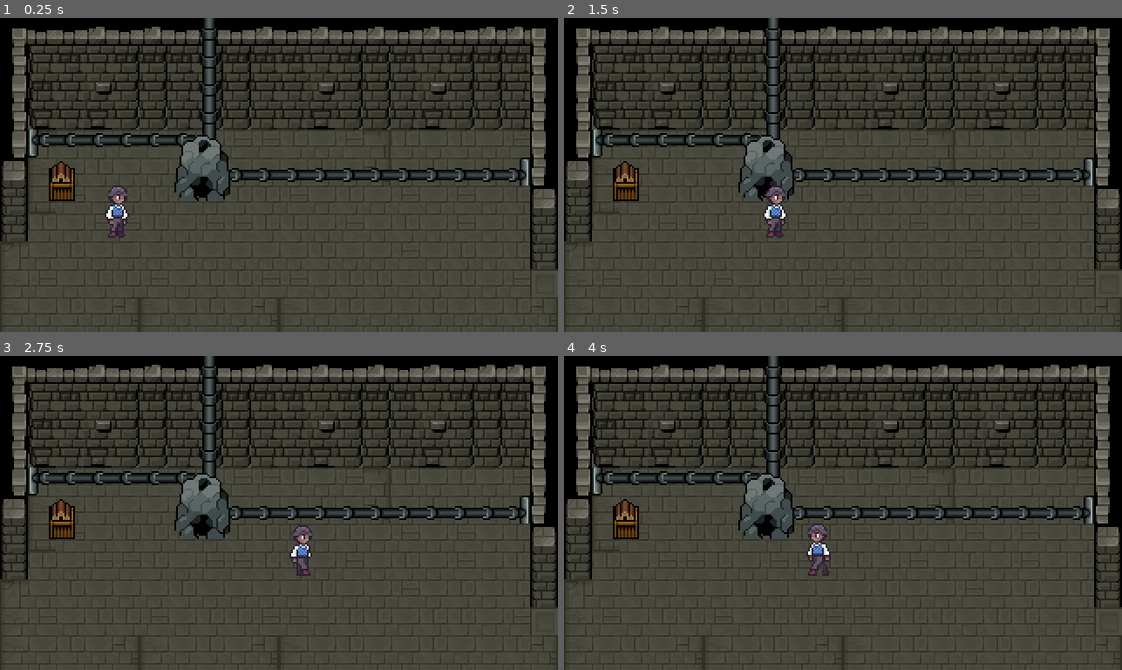
Above: before the commit, frames 1-4 (two rows, left to right).
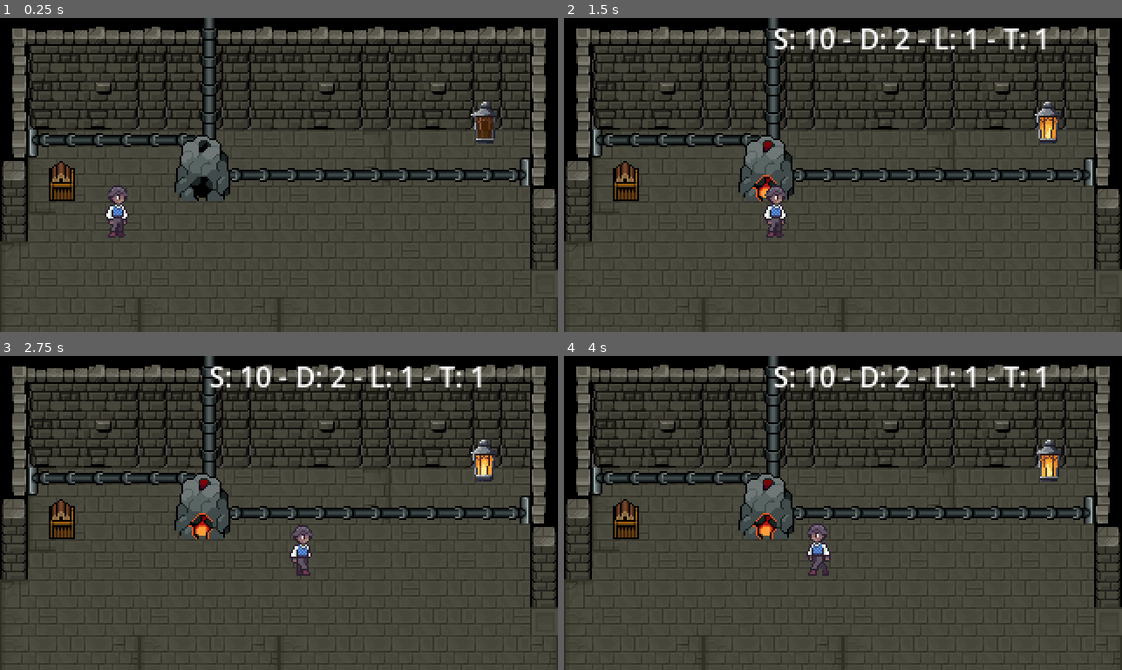
Above: after the commit, the same moments.

Repository: tommasodargenio/ember-keeper
Game: Godot game, scene res://game/world/main/world.tscn
The game is run twice, just before and just after one commit, with the same random seed, the same clock (stepped at 60 frames per second) and the same inputs. This scene is started directly instead of the project's main scene.
Inputs (mouse positions are in pixels of both pictures, inside the frame that each line leads up to):
- Up to frame 1 (0.25 s): no input
- Up to frame 2 (1.5 s): tap Enter (ui_accept) at 0.5 s; move the mouse to (965, 159) at 0.52 s; hold D (player_right) 0.53-1.25 s; hold Enter (ui_accept) 0.53-1.25 s; click (965, 159) at 0.67 s; drag from (731, 190) to (815, 237) at 1.27 s
- Up to frame 3 (2.75 s): move the mouse to (334, 443) at 2.02 s; hold D (player_right) from 2.03 s (still down); hold Enter (ui_accept) from 2.03 s (still down)
- Up to frame 4 (4 s): release D (player_right) at 2.75 s; release Enter (ui_accept) at 2.75 s; drag from (815, 575) to (625, 522) at 2.77 s; move the mouse to (1010, 560) at 3.52 s; hold A (player_left) from 3.53 s (still down); hold Enter (ui_accept) from 3.53 s (still down)

The runs differ from the first frame. In frame 1, 0.4% of the frame differs, in the area x 84-90%, y 26-40%; in frame 2, 1.4%; in frame 3, 1.5%; in frame 4, 1.5%, in the area x 33-90%, y 3-59%.

Commit message:
added lanterns and energy distribution network

Diff:
--- a/game/globals/constants.gd
+++ b/game/globals/constants.gd
@@ -7,6 +7,7 @@
 const GAME_NAME : String = "Ember Keeper"
 const GAME_VERSION : String = "0.1.0-26.7"
 
+# SAVE MANAGER
 const MAX_AUTOSAVE_SLOTS : int = 3
 const ENCRYPTION_KEY : String = "U(CTna;}3vK<m$+:drj;"
 const SAVE_ENCRYPTED: bool = false
@@ -18,9 +19,8 @@
 const SAVE_FILE_CLEAR : String = "udata.json"
 const SAVE_PREFERENCES_FILE : String = "prefs.json"
 
-var WINDOW_TITLE_FORMAT = func(title: String):
-	return " :: %s " % title
-
+# Game play
+const LANTERNS_GROUP = "lanterns"
 
 const DEFAULT_KEY_BINDINGS = {
 	"camera" : ["camera_back", "camera_forward", "camera_right", "camera_left", "camera_rotate", "camera_center", "zoom_in", "zoom_out"],
@@ -29,6 +29,9 @@
 	"game" : ["save", "load", "generate_city_map", "regenerate_random_map"],
 	"vending_machines": ["show_vm_grid_view","fix_vm", "restock_vm", "collect_money_from_vm"]
 }
+
+
+
 
 # UI Colors and stuff
 const GAME_PALETTE = "amber"
@@ -41,6 +44,9 @@
 	"disabled": "",
 	"focus": ""
 }
+var WINDOW_TITLE_FORMAT = func(title: String):
+	return " :: %s " % title
+
 
 const SCENE_PATHS : Dictionary = {
 	"GameOver": "",
--- /dev/null
+++ b/game/globals/energy_network.gd
@@ -0,0 +1,102 @@
+extends Node
+# Autoload: EnergyNetwork
+#
+# Producers (furnaces) are registered explicitly. Consumers (lanterns) are
+# discovered via the "lanterns" group each distribution pass, so scene
+# lanterns just need to add_to_group("lanterns") in their own _ready() and
+# nothing here needs to know about them individually.
+
+signal network_updated(supply: int, demand: int, lit_count: int, total_count: int)
+
+var _furnaces: Array[Furnace] = []
+
+# Fictitious lanterns you haven't placed as real scene objects yet — counted
+# toward demand but have no visual to update.
+var simulated_lantern_count: int = 0:
+	set(value):
+		simulated_lantern_count = value
+		distribute()
+var simulated_lantern_energy_required: int = 5
+
+
+func register_furnace(furnace: Furnace) -> void:
+	if furnace in _furnaces:
+		return
+	_furnaces.append(furnace)
+	furnace.energy_output_changed.connect(_on_furnace_changed)
+	furnace.furnace_shutdown.connect(_on_furnace_changed)
+	furnace.furnace_ignited.connect(_on_furnace_changed)
+
+
+func unregister_furnace(furnace: Furnace) -> void:
+	if furnace not in _furnaces:
+		return
+	_furnaces.erase(furnace)
+	furnace.energy_output_changed.disconnect(_on_furnace_changed)
+	furnace.furnace_shutdown.disconnect(_on_furnace_changed)
+	furnace.furnace_ignited.disconnect(_on_furnace_changed)
+	distribute()
+
+
+func _on_furnace_changed(_arg = null) -> void:
+	distribute()
+
+
+func distribute() -> void:
+	var supply := _total_supply()
+	var entries: Array = _collect_demand_entries()
+
+	# cheapest-first: scarce energy goes to the least demanding lanterns before
+	# the hungrier ones. Swap this sort key for priority/distance-based logic
+	# later if "which lanterns matter most" becomes a gameplay question.
+	entries.sort_custom(func(a, b): return a.required < b.required)
+
+	var remaining := supply
+	var lit_count := 0
+	var demand := 0
+
+	for entry in entries:
+		demand += entry.required
+		var can_light: bool = remaining >= entry.required
+		if can_light:
+			remaining -= entry.required
+			lit_count += 1
+		entry.apply.call(can_light)
+
+	network_updated.emit(supply, demand, lit_count, entries.size())
+
+
+func _collect_demand_entries() -> Array:
+	var entries: Array = []
+
+	for lantern_node in get_tree().get_nodes_in_group(Constants.LANTERNS_GROUP):
+		if not (lantern_node.profile is Lantern):
+			continue
+		entries.append({
+			"required": lantern_node.profile.energy_required,
+			"apply": func(lit: bool): _set_lantern_lit(lantern_node, lit)
+		})
+
+	for i in range(simulated_lantern_count):
+		entries.append({
+			"required": simulated_lantern_energy_required,
+			"apply": func(_lit: bool): pass  # no scene object, counted for demand/UI only
+		})
+
+	return entries
+
+
+func _total_supply() -> int:
+	var total := 0
+	for furnace in _furnaces:
+		if furnace.state == Furnace.furnace_state.BURNING:
+			total += furnace.energy_output
+	return total
+
+
+func _set_lantern_lit(lantern_node: Node, lit: bool) -> void:
+	var new_state := Lantern.lantern_state.LIT if lit else Lantern.lantern_state.UNLIT
+	if lantern_node.profile.state == new_state:
+		return
+	lantern_node.profile.state = new_state
+	lantern_node.is_lit = lit
--- a/game/resources/base_models/furnace_res.gd
+++ b/game/resources/base_models/furnace_res.gd
@@ -102,9 +102,10 @@
 	_burn_time_left -= delta
 
 	var target_output: int = clamp(loaded_fuel.energy, 0, max_energy_output)
+
 	if energy_output != target_output:
 		energy_output = target_output
-
+		energy_output_changed.emit(energy_output)
 	# continuous pressure ramp while burning, instead of a lump on consume
 	var rate := pressure_gain_per_burn / loaded_fuel.combustion_time
 	pressure = min(100.0, pressure + rate * delta)
--- /dev/null
+++ b/game/resources/base_models/lantern_res.gd
@@ -0,0 +1,9 @@
+class_name Lantern extends Resource
+
+enum lantern_state {LIT, UNLIT}
+
+@export var name : String = ""
+@export var description : String = ""
+
+@export var energy_required : int = 0
+@export var state : lantern_state = lantern_state.UNLIT
--- /dev/null
+++ b/game/resources/models/game/basic_lantern.tres
@@ -0,0 +1,9 @@
+[gd_resource type="Resource" script_class="Lantern" format=3 uid="uid://dcpwx41ohj2ew"]
+
+[ext_resource type="Script" uid="uid://bf6b4v5uqfd8n" path="res://game/resources/base_models/lantern_res.gd" id="1_eqtpp"]
+
+[resource]
+script = ExtResource("1_eqtpp")
+name = "Basic Lanter"
+energy_required = 2
+metadata/_custom_type_script = "uid://bf6b4v5uqfd8n"
--- a/game/ui/hud/hud.gd
+++ b/game/ui/hud/hud.gd
@@ -9,6 +9,9 @@
 @onready var bottom_left: Control = %BottomLeft
 @onready var bottom_center: Control = %BottomCenter
 @onready var bottom_right: Control = %BottomRight
+
+
+@onready var network: RichTextLabel = %Network
 
 var message_window = preload("uid://d2pd5vnpg5jxk")
 
@@ -32,3 +35,8 @@
 			bottom_left.hide()
 			bottom_right.hide()
 	)
+
+	EnergyNetwork.network_updated.connect(func(supply: int, demand: int, lit_count: int, total_count: int):
+		var msg = "S: %s - D: %s - L: %s - T: %s" % [supply, demand, lit_count, total_count]
+		network.text = msg
+	)
--- a/game/ui/hud/hud.tscn
+++ b/game/ui/hud/hud.tscn
@@ -31,6 +31,7 @@
 
 [node name="TopRight" type="Control" parent="." unique_id=1078523604]
 unique_name_in_owner = true
+custom_minimum_size = Vector2(200, 0)
 layout_mode = 1
 anchors_preset = 1
 anchor_left = 1.0
@@ -38,6 +39,22 @@
 offset_left = -40.0
 offset_bottom = 32.0
 grow_horizontal = 0
+
+[node name="HBoxContainer" type="HBoxContainer" parent="TopRight" unique_id=2067285045]
+custom_minimum_size = Vector2(200, 0)
+layout_mode = 1
+anchors_preset = 15
+anchor_right = 1.0
+anchor_bottom = 1.0
+grow_horizontal = 2
+grow_vertical = 2
+
+[node name="Network" type="RichTextLabel" parent="TopRight/HBoxContainer" unique_id=1778023260]
+unique_name_in_owner = true
+layout_mode = 2
+size_flags_horizontal = 3
+bbcode_enabled = true
+fit_content = true
 
 [node name="CenterLeft" type="Control" parent="." unique_id=1371189148]
 unique_name_in_owner = true
--- a/game/world/entities/furnace/furnace.gd
+++ b/game/world/entities/furnace/furnace.gd
@@ -1,4 +1,4 @@
-extends Node2D
+extends StaticBody2D
 
 @export var is_lit: bool = false:
 	set(value):
@@ -16,7 +16,6 @@
 
 @onready var tex: Sprite2D = %Tex
 @onready var interact_sensor: Area2D = %InteractSensor
-@onready var fuel_burning_timer: Timer = %FuelBurningTimer
 
 var can_interact : bool = false
 var interacting_player : Player
@@ -38,11 +37,18 @@
 func _ready() -> void:
 	_update_tex()
 	_register_events()
+	EnergyNetwork.register_furnace(profile)
 
+func _exit_tree() -> void:
+	EnergyNetwork.unregister_furnace(profile)
 
 func _input(event: InputEvent) -> void:
 	if event.is_action_pressed("interact") and can_interact:
 		_handle_interact()
+	if event.is_action_pressed("ui_accept"):
+		var f = preload("res://game/resources/models/game/basic_wood.tres")
+
+		profile.load_fuel(f, 10)
 
 func _process(delta: float) -> void:
 	profile.tick(delta)
--- a/game/world/entities/furnace/furnace.tscn
+++ b/game/world/entities/furnace/furnace.tscn
@@ -2,7 +2,6 @@
 
 [ext_resource type="Texture2D" uid="uid://qn3ssphl6m78" path="res://assets/tiles/Furnace.png" id="1_6ww2w"]
 [ext_resource type="Script" uid="uid://clufqd6do5ayu" path="res://game/world/entities/furnace/furnace.gd" id="1_ixjuu"]
-[ext_resource type="Resource" uid="uid://dpxgbkwdmpwss" path="res://game/resources/models/game/stone_furnace.tres" id="2_g2h8r"]
 
 [sub_resource type="RectangleShape2D" id="RectangleShape2D_gft63"]
 size = Vector2(28.940903, 38.260853)
@@ -14,8 +13,6 @@
 collision_layer = 2
 collision_mask = 4
 script = ExtResource("1_ixjuu")
-is_lit = true
-profile = ExtResource("2_g2h8r")
 
 [node name="Tex" type="Sprite2D" parent="." unique_id=1611027953]
 unique_name_in_owner = true
--- /dev/null
+++ b/game/world/entities/lantern/lantern.gd
@@ -0,0 +1,33 @@
+extends StaticBody2D
+
+@export var show_chain : bool = false:
+	set(value):
+		show_chain = value
+		if is_node_ready():
+			_update_tex()
+
+@export var is_lit: bool = false:
+	set(value):
+		is_lit = value
+		if is_node_ready():
+			_update_tex()
+
+@export var use_fx: bool = false
+
+@export var profile : Lantern:
+	set(value):
+		profile = value
+		if is_node_ready():
+			_update_tex()
+
+@onready var tex: AnimatedSprite2D = %Tex
+@onready var chain: Sprite2D = %Chain
+
+
+# Called when the node enters the scene tree for the first time.
+func _ready() -> void:
+	add_to_group(Constants.LANTERNS_GROUP)
+
+func _update_tex() -> void:
+	chain.show() if show_chain else chain.hide()
+	tex.play("lit") if is_lit else tex.stop()
--- /dev/null
+++ b/game/world/entities/lantern/lantern.tscn
@@ -0,0 +1,305 @@
+[gd_scene format=3 uid="uid://nts6xlg42gy6"]
+
+[ext_resource type="Script" uid="uid://cg54bgnio4ilh" path="res://game/world/entities/lantern/lantern.gd" id="1_1swgf"]
+[ext_resource type="Texture2D" uid="uid://c836w8bi1kqq1" path="res://assets/sprites/props/Chain-Silver.png" id="2_ai2kg"]
+[ext_resource type="Texture2D" uid="uid://lbgxrm1khscy" path="res://assets/spritesheets/Lantern-7-Silver-and-Orange.png" id="4_gra5x"]
+
+[sub_resource type="AtlasTexture" id="AtlasTexture_ai2kg"]
+atlas = ExtResource("4_gra5x")
+region = Rect2(0, 0, 30, 48)
+
+[sub_resource type="AtlasTexture" id="AtlasTexture_gra5x"]
+atlas = ExtResource("4_gra5x")
+region = Rect2(30, 0, 30, 48)
+
+[sub_resource type="AtlasTexture" id="AtlasTexture_rr4f1"]
+atlas = ExtResource("4_gra5x")
+region = Rect2(60, 0, 30, 48)
+
+[sub_resource type="AtlasTexture" id="AtlasTexture_jexr3"]
+atlas = ExtResource("4_gra5x")
+region = Rect2(90, 0, 30, 48)
+
+[sub_resource type="AtlasTexture" id="AtlasTexture_4o1mu"]
+atlas = ExtResource("4_gra5x")
+region = Rect2(120, 0, 30, 48)
+
+[sub_resource type="AtlasTexture" id="AtlasTexture_kb5ik"]
+atlas = ExtResource("4_gra5x")
+region = Rect2(150, 0, 30, 48)
+
+[sub_resource type="AtlasTexture" id="AtlasTexture_5i8t1"]
+atlas = ExtResource("4_gra5x")
+region = Rect2(180, 0, 30, 48)
+
+[sub_resource type="AtlasTexture" id="AtlasTexture_lo8pa"]
+atlas = ExtResource("4_gra5x")
+region = Rect2(0, 49, 30, 48)
+
+[sub_resource type="AtlasTexture" id="AtlasTexture_ywi8k"]
+atlas = ExtResource("4_gra5x")
+region = Rect2(30, 49, 30, 48)
+
+[sub_resource type="AtlasTexture" id="AtlasTexture_s4n4n"]
+atlas = ExtResource("4_gra5x")
+region = Rect2(60, 49, 30, 48)
+
+[sub_resource type="AtlasTexture" id="AtlasTexture_36ibs"]
+atlas = ExtResource("4_gra5x")
+region = Rect2(90, 49, 30, 48)
+
+[sub_resource type="AtlasTexture" id="AtlasTexture_ul1vb"]
+atlas = ExtResource("4_gra5x")
+region = Rect2(120, 49, 30, 48)
+
+[sub_resource type="AtlasTexture" id="AtlasTexture_ionli"]
+atlas = ExtResource("4_gra5x")
+region = Rect2(150, 49, 30, 48)
+
+[sub_resource type="AtlasTexture" id="AtlasTexture_xln7g"]
+atlas = ExtResource("4_gra5x")
+region = Rect2(180, 49, 30, 48)
+
+[sub_resource type="AtlasTexture" id="AtlasTexture_twgll"]
+atlas = ExtResource("4_gra5x")
+region = Rect2(0, 98, 30, 48)
+
+[sub_resource type="AtlasTexture" id="AtlasTexture_86rdm"]
+atlas = ExtResource("4_gra5x")
+region = Rect2(30, 98, 30, 48)
+
+[sub_resource type="AtlasTexture" id="AtlasTexture_27nd6"]
+atlas = ExtResource("4_gra5x")
+region = Rect2(60, 98, 30, 48)
+
+[sub_resource type="AtlasTexture" id="AtlasTexture_407k5"]
+atlas = ExtResource("4_gra5x")
+region = Rect2(90, 98, 30, 48)
+
+[sub_resource type="AtlasTexture" id="AtlasTexture_blbkj"]
+atlas = ExtResource("4_gra5x")
+region = Rect2(120, 98, 30, 48)
+
+[sub_resource type="AtlasTexture" id="AtlasTexture_wkans"]
+atlas = ExtResource("4_gra5x")
+region = Rect2(150, 98, 30, 48)
+
+[sub_resource type="AtlasTexture" id="AtlasTexture_vjjeh"]
+atlas = ExtResource("4_gra5x")
+region = Rect2(180, 98, 30, 48)
+
+[sub_resource type="AtlasTexture" id="AtlasTexture_6ww83"]
+atlas = ExtResource("4_gra5x")
+region = Rect2(0, 147, 30, 48)
+
+[sub_resource type="AtlasTexture" id="AtlasTexture_4v2ms"]
+atlas = ExtResource("4_gra5x")
+region = Rect2(30, 147, 30, 48)
+
+[sub_resource type="AtlasTexture" id="AtlasTexture_p6jta"]
+atlas = ExtResource("4_gra5x")
+region = Rect2(60, 147, 30, 48)
+
+[sub_resource type="AtlasTexture" id="AtlasTexture_n01dn"]
+atlas = ExtResource("4_gra5x")
+region = Rect2(90, 147, 30, 48)
+
+[sub_resource type="AtlasTexture" id="AtlasTexture_vc6px"]
+atlas = ExtResource("4_gra5x")
+region = Rect2(120, 147, 30, 48)
+
+[sub_resource type="AtlasTexture" id="AtlasTexture_gnygm"]
+atlas = ExtResource("4_gra5x")
+region = Rect2(150, 147, 30, 48)
+
+[sub_resource type="AtlasTexture" id="AtlasTexture_xy4ab"]
+atlas = ExtResource("4_gra5x")
+region = Rect2(180, 147, 30, 48)
+
+[sub_resource type="AtlasTexture" id="AtlasTexture_i2s7p"]
+atlas = ExtResource("4_gra5x")
+region = Rect2(0, 196, 30, 48)
+
+[sub_resource type="AtlasTexture" id="AtlasTexture_rc8ps"]
+atlas = ExtResource("4_gra5x")
+region = Rect2(30, 196, 30, 48)
+
+[sub_resource type="AtlasTexture" id="AtlasTexture_bnr54"]
+atlas = ExtResource("4_gra5x")
+region = Rect2(60, 196, 30, 48)
+
+[sub_resource type="AtlasTexture" id="AtlasTexture_caca7"]
+atlas = ExtResource("4_gra5x")
+region = Rect2(90, 196, 30, 48)
+
+[sub_resource type="AtlasTexture" id="AtlasTexture_8p4ax"]
+atlas = ExtResource("4_gra5x")
+region = Rect2(120, 196, 30, 48)
+
+[sub_resource type="AtlasTexture" id="AtlasTexture_1vjcu"]
+atlas = ExtResource("4_gra5x")
+region = Rect2(150, 196, 30, 48)
+
+[sub_resource type="AtlasTexture" id="AtlasTexture_hw2pc"]
+atlas = ExtResource("4_gra5x")
+region = Rect2(180, 196, 30, 48)
+
+[sub_resource type="AtlasTexture" id="AtlasTexture_tcgmm"]
+atlas = ExtResource("4_gra5x")
+region = Rect2(0, 245, 30, 48)
+
+[sub_resource type="AtlasTexture" id="AtlasTexture_31h7g"]
+atlas = ExtResource("4_gra5x")
+region = Rect2(30, 245, 30, 48)
+
+[sub_resource type="AtlasTexture" id="AtlasTexture_jw78w"]
+atlas = ExtResource("4_gra5x")
+region = Rect2(60, 245, 30, 48)
+
+[sub_resource type="SpriteFrames" id="SpriteFrames_gft63"]
+animations = [{
+"frames": [{
+"duration": 1.0,
+"texture": SubResource("AtlasTexture_ai2kg")
+}, {
+"duration": 1.0,
+"texture": SubResource("AtlasTexture_gra5x")
+}, {
+"duration": 1.0,
+"texture": SubResource("AtlasTexture_rr4f1")
+}, {
+"duration": 1.0,
+"texture": SubResource("AtlasTexture_jexr3")
+}, {
+"duration": 1.0,
+"texture": SubResource("AtlasTexture_4o1mu")
+}, {
+"duration": 1.0,
+"texture": SubResource("AtlasTexture_kb5ik")
+}, {
+"duration": 1.0,
+"texture": SubResource("AtlasTexture_5i8t1")
+}, {
+"duration": 1.0,
+"texture": SubResource("AtlasTexture_lo8pa")
+}, {
+"duration": 1.0,
+"texture": SubResource("AtlasTexture_ywi8k")
+}, {
+"duration": 1.0,
+"texture": SubResource("AtlasTexture_s4n4n")
+}, {
+"duration": 1.0,
+"texture": SubResource("AtlasTexture_36ibs")
+}, {
+"duration": 1.0,
+"texture": SubResource("AtlasTexture_ul1vb")
+}, {
+"duration": 1.0,
+"texture": SubResource("AtlasTexture_ionli")
+}, {
+"duration": 1.0,
+"texture": SubResource("AtlasTexture_xln7g")
+}, {
+"duration": 1.0,
+"texture": SubResource("AtlasTexture_twgll")
+}, {
+"duration": 1.0,
+"texture": SubResource("AtlasTexture_86rdm")
+}, {
+"duration": 1.0,
+"texture": SubResource("AtlasTexture_27nd6")
+}, {
+"duration": 1.0,
+"texture": SubResource("AtlasTexture_407k5")
+}, {
+"duration": 1.0,
+"texture": SubResource("AtlasTexture_blbkj")
+}, {
+"duration": 1.0,
+"texture": SubResource("AtlasTexture_wkans")
+}, {
+"duration": 1.0,
+"texture": SubResource("AtlasTexture_vjjeh")
+}, {
+"duration": 1.0,
+"texture": SubResource("AtlasTexture_6ww83")
+}, {
+"duration": 1.0,
+"texture": SubResource("AtlasTexture_4v2ms")
+}, {
+"duration": 1.0,
+"texture": SubResource("AtlasTexture_p6jta")
+}, {
+"duration": 1.0,
+"texture": SubResource("AtlasTexture_n01dn")
+}, {
+"duration": 1.0,
+"texture": SubResource("AtlasTexture_vc6px")
+}, {
+"duration": 1.0,
+"texture": SubResource("AtlasTexture_gnygm")
+}, {
+"duration": 1.0,
+"texture": SubResource("AtlasTexture_xy4ab")
+}, {
+"duration": 1.0,
+"texture": SubResource("AtlasTexture_i2s7p")
+}, {
+"duration": 1.0,
+"texture": SubResource("AtlasTexture_rc8ps")
+}, {
+"duration": 1.0,
+"texture": SubResource("AtlasTexture_bnr54")
+}, {
+"duration": 1.0,
+"texture": SubResource("AtlasTexture_caca7")
+}, {
+"duration": 1.0,
+"texture": SubResource("AtlasTexture_8p4ax")
+}, {
+"duration": 1.0,
+"texture": SubResource("AtlasTexture_1vjcu")
+}, {
+"duration": 1.0,
+"texture": SubResource("AtlasTexture_hw2pc")
+}, {
+"duration": 1.0,
+"texture": SubResource("AtlasTexture_tcgmm")
+}, {
+"duration": 1.0,
+"texture": SubResource("AtlasTexture_31h7g")
+}, {
+"duration": 1.0,
+"texture": SubResource("AtlasTexture_jw78w")
+}],
+"loop": 1,
+"name": &"lit",
+"speed": 5.0
+}]
+
+[sub_resource type="RectangleShape2D" id="RectangleShape2D_gft63"]
+size = Vector2(10, 20)
+
+[node name="Lantern" type="StaticBody2D" unique_id=348096580]
+collision_layer = 2
+collision_mask = 6
+script = ExtResource("1_1swgf")
+
+[node name="Chain" type="Sprite2D" parent="." unique_id=143381805]
+unique_name_in_owner = true
+visible = false
+position = Vector2(-1, -25.5931)
+scale = Vector2(0.6, 0.6)
+texture = ExtResource("2_ai2kg")
+offset = Vector2(1.31, 0)
+
+[node name="Tex" type="AnimatedSprite2D" parent="." unique_id=1217041123]
+unique_name_in_owner = true
+scale = Vector2(0.5, 0.5)
+sprite_frames = SubResource("SpriteFrames_gft63")
+animation = &"lit"
+
+[node name="CollisionShape2D" type="CollisionShape2D" parent="." unique_id=1757508546]
+position = Vector2(-1, 1)
+shape = SubResource("RectangleShape2D_gft63")
--- a/game/world/entities/player/player.gd
+++ b/game/world/entities/player/player.gd
@@ -24,13 +24,6 @@
 		print("Loading some %s" % fuel.name)
 		carrying.fuel = fuel
 		carrying.quantity = quantity
-	)
-	EventBus.player_unloaded_fuel.connect(func(fuel : Fuel, quantity: int):
-		pass
-		#if carrying.fuel == fuel:
-			#carrying.quantity -= quantity
-			#if carrying.quantity <= 0:
-				#carrying = {"fuel": null, "quantity": 0}
 	)
 #endregion
 
--- a/game/world/rooms/furnace_room.tscn
+++ b/game/world/rooms/furnace_room.tscn
@@ -4,7 +4,10 @@
 [ext_resource type="TileSet" uid="uid://blef0bdwgmgcw" path="res://game/resources/models/tilesets/interior_props.tres" id="2_k0u28"]
 [ext_resource type="PackedScene" uid="uid://dism6vnkkkqf1" path="res://game/world/entities/furnace/furnace.tscn" id="3_qia00"]
 [ext_resource type="PackedScene" uid="uid://be61fr2p73q3b" path="res://game/world/entities/fuel_crate/fuel_crate.tscn" id="4_k0u28"]
+[ext_resource type="Resource" uid="uid://dpxgbkwdmpwss" path="res://game/resources/models/game/stone_furnace.tres" id="4_vgcxm"]
 [ext_resource type="Resource" uid="uid://bcuricqajthxq" path="res://game/resources/models/game/basic_wood.tres" id="5_kpjb5"]
+[ext_resource type="PackedScene" uid="uid://nts6xlg42gy6" path="res://game/world/entities/lantern/lantern.tscn" id="7_3u5ie"]
+[ext_resource type="Resource" uid="uid://dcpwx41ohj2ew" path="res://game/resources/models/game/basic_lantern.tres" id="8_1wirh"]
 
 [node name="FurnaceRoom" type="Node2D" unique_id=2132912707]
 
@@ -18,9 +21,13 @@
 
 [node name="Furnace" parent="." unique_id=171459215 instance=ExtResource("3_qia00")]
 position = Vector2(116, 73)
-is_lit = false
+profile = ExtResource("4_vgcxm")
 
 [node name="FuelCrate" parent="." unique_id=1699193150 instance=ExtResource("4_k0u28")]
 position = Vector2(35, 95)
 fuel = ExtResource("5_kpjb5")
 quantity = 5
+
+[node name="Lantern" parent="." unique_id=348096580 instance=ExtResource("7_3u5ie")]
+position = Vector2(278, 60)
+profile = ExtResource("8_1wirh")
--- a/project.godot
+++ b/project.godot
@@ -27,11 +27,13 @@
 SceneTransition="*uid://dk0qisaeyoejk"
 GameManager="*uid://cfxbgnwmk88mo"
 PlayerManager="*uid://b7t5v285fq3s8"
+EnergyNetwork="*uid://ddn5foqhoceop"
 
 [debug]
 
 gdscript/warnings/unassigned_variable=0
 gdscript/warnings/unused_signal=0
+gdscript/warnings/standalone_ternary=0
 
 [display]
 
--- a/project_time_traker.json
+++ b/project_time_traker.json
@@ -1,8 +1,8 @@
 {
-  "2D": 11066.8030006886,
+  "2D": 12812.5029993057,
   "3D": 5.89200019836426,
-  "AFK": 18782.6399998665,
-  "Editor": 25173.0130035877,
-  "Game": 2369.20700097084,
-  "Script": 11731.11100173
+  "AFK": 19238.6470000744,
+  "Editor": 29811.0490016937,
+  "Game": 2815.12400102615,
+  "Script": 14177.5300011635
 }
Binary file added: assets/sprites/props/Chain-Silver.png
Not shown, added: assets/sprites/props/Chain-Silver.png.import
Binary file added: assets/sprites/props/Lamp-Post-1-SHORT.png
Not shown, added: assets/sprites/props/Lamp-Post-1-SHORT.png.import
Binary file added: assets/sprites/props/Lamp-Post-1-TALL.png
Not shown, added: assets/sprites/props/Lamp-Post-1-TALL.png.import
Binary file added: assets/sprites/props/Lamp-Post-2-SHORT.png
Not shown, added: assets/sprites/props/Lamp-Post-2-SHORT.png.import
Binary file added: assets/sprites/props/Lamp-Post-2-TALL.png
Not shown, added: assets/sprites/props/Lamp-Post-2-TALL.png.import
Binary file added: assets/spritesheets/Lantern-7-Silver-and-Orange.png
Not shown, added: assets/spritesheets/Lantern-7-Silver-and-Orange.png.import
(and 3 more such lines)
